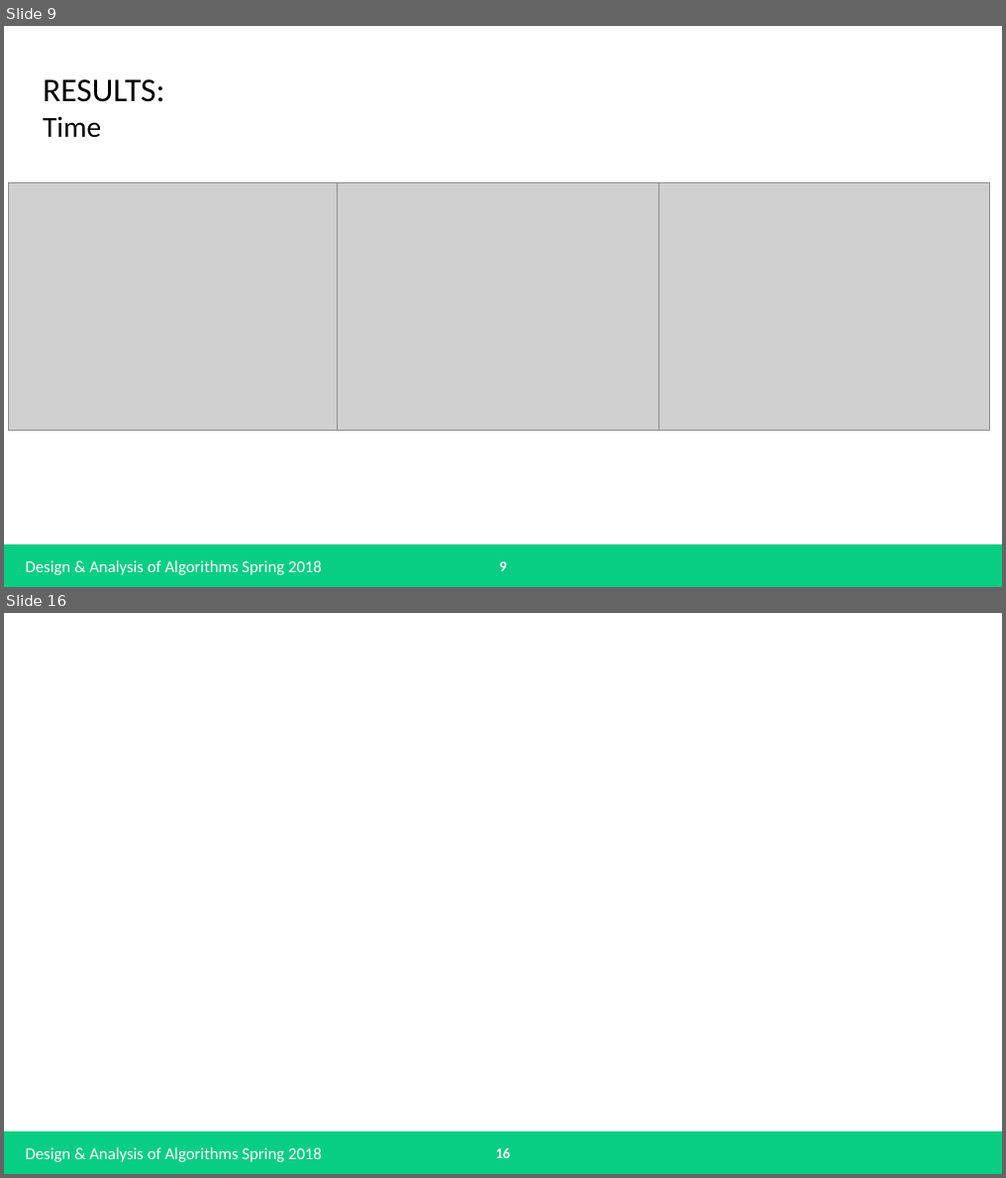
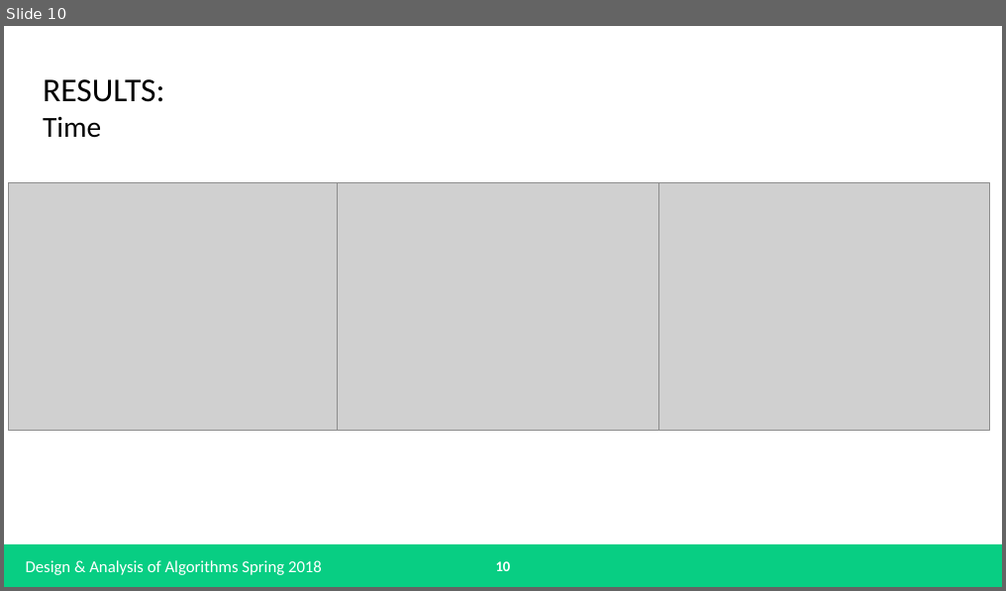
Before and after one commit to bryangreener/School, a slide deck: Spring 2018/Design and Analysis of Algorithms/Research Project/Presentation/Presentation.pptx. Shown one above the other, each under a label of ours: slides 9 and 16 before the commit, slide 10 after it; the slides between them are not shown. The pictures are 1006x1178 and 1006x591 pixels, drawn with LibreOffice and Linux fonts; fonts in the diff are those of the drawing; grey boxes stand for pictures. Boxes give left, top, right and bottom in pixels: in the first picture for what was removed or moved away, otherwise in the second. Text is boxed around its words. In the diff, an @@ line names an element or a change of style, - is before the commit and + after.

```diff
--- a/Spring 2018/Design and Analysis of Algorithms/Research Project/Presentation/Presentation.pptx
+++ b/Spring 2018/Design and Analysis of Algorithms/Research Project/Presentation/Presentation.pptx
@@ slide 16 removed at (4,613,1002,1174), background #FFFFFF @@
@@ rectangle removed at (4,1132,1002,1174) @@
@@ text removed at (26,1148,322,1162) @@
-Design & Analysis of Algorithms Spring 2018
@@ page number removed at (496,1149,511,1158) @@
-16
@@ what was slide 9 is now slide 10 @@
@@ page number at (496,562,511,571): text changed @@
-9
+10
```
Also in this commit, not shown: 9 slides changed, 1 other slide removed, 17 other files.
